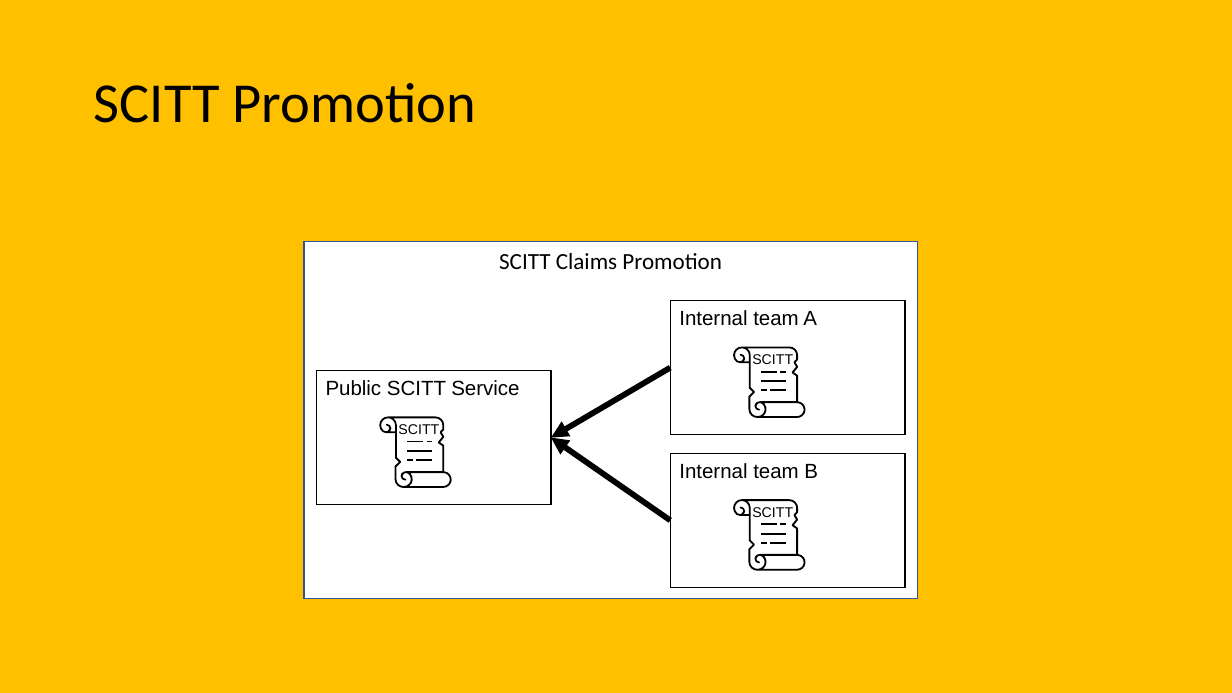
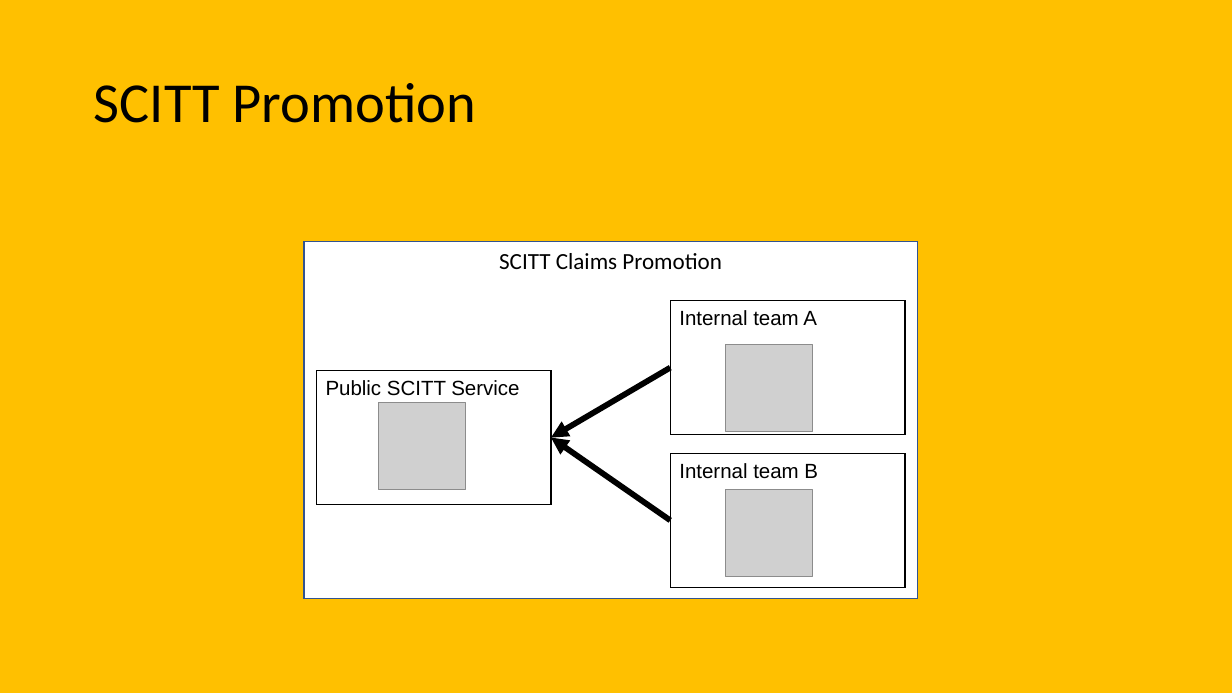
Before and after one commit to ietf-scitt/presentations, a slide deck: slide 15 of assets/scitt-assets.pptx (slide 14 before the commit). Drawn at 1232x693 pixels with LibreOffice and Linux fonts; fonts in the diff are those of the drawing; grey boxes stand for pictures. Boxes give left, top, right and bottom in pixels: in the first picture for what was removed or moved away, otherwise in the second. Text is boxed around its words. In the diff, an @@ line names an element or a change of style, - is before the commit and + after.

Commit message:
Add SCITT enhancements

```diff
--- a/assets/scitt-assets.pptx
+++ b/assets/scitt-assets.pptx
@@ picture added at (x1=726, y1=345, x2=812, y2=432) @@
@@ group removed at (x1=733, y1=347, x2=805, y2=418): 6 freeform shapes, 1 rectangle @@
-SCITT
@@ picture added at (x1=379, y1=403, x2=466, y2=490) @@
@@ group removed at (x1=379, y1=417, x2=451, y2=488): 6 freeform shapes, 1 rectangle @@
-SCITT
@@ picture added at (x1=726, y1=490, x2=812, y2=577) @@
@@ group removed at (x1=733, y1=499, x2=805, y2=570): 6 freeform shapes, 1 rectangle @@
-SCITT
```
Also in this commit, not shown: 4 other slides changed, 1 slide added.
